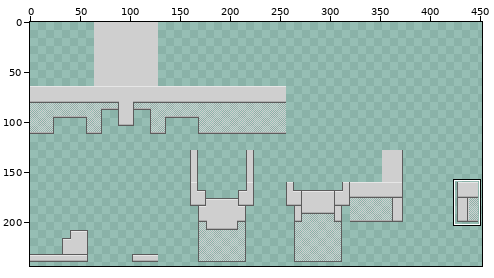
Edited in one commit: sprite sheet (Tomaszon Simplistic Pack/assets/minecraft/textures/models/armor/chainmail_layer_1.png). Above, an overview of the earlier version with the close-up marked.
Close-up. Before the edit:
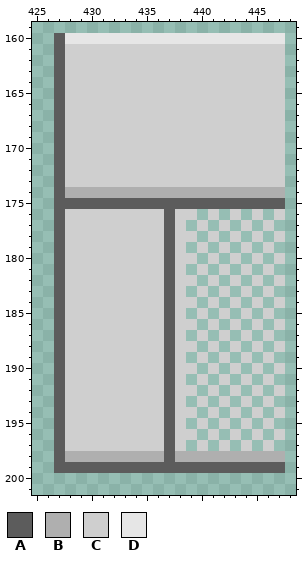
The file is 512x256 pixels. Shown: x 425..448, y 159..201. The wide view leaves out empty margins. The commit also changed other parts of the picture, which this record leaves out.
Palette (. is transparent): A #5c5c5c  B #afafaf  C #cfcfcf  D #e6e6e6
Pixels before, first column x 427:
160 ADDDDDDDDDDDDDDDDDDDD
161 ACCCCCCCCCCCCCCCCCCCC
162 ACCCCCCCCCCCCCCCCCCCC
163 ACCCCCCCCCCCCCCCCCCCC
164 ACCCCCCCCCCCCCCCCCCCC
165 ACCCCCCCCCCCCCCCCCCCC
166 ACCCCCCCCCCCCCCCCCCCC
167 ACCCCCCCCCCCCCCCCCCCC
168 ACCCCCCCCCCCCCCCCCCCC
169 ACCCCCCCCCCCCCCCCCCCC
170 ACCCCCCCCCCCCCCCCCCCC
171 ACCCCCCCCCCCCCCCCCCCC
172 ACCCCCCCCCCCCCCCCCCCC
173 ACCCCCCCCCCCCCCCCCCCC
174 ABBBBBBBBBBBBBBBBBBBB
175 AAAAAAAAAAAAAAAAAAAAA
176 ACCCCCCCCCACC.C.C.C.C
177 ACCCCCCCCCAC.C.C.C.C.
178 ACCCCCCCCCACC.C.C.C.C
179 ACCCCCCCCCAC.C.C.C.C.
180 ACCCCCCCCCACC.C.C.C.C
181 ACCCCCCCCCAC.C.C.C.C.
182 ACCCCCCCCCACC.C.C.C.C
183 ACCCCCCCCCAC.C.C.C.C.
184 ACCCCCCCCCACC.C.C.C.C
185 ACCCCCCCCCAC.C.C.C.C.
186 ACCCCCCCCCACC.C.C.C.C
187 ACCCCCCCCCAC.C.C.C.C.
188 ACCCCCCCCCACC.C.C.C.C
189 ACCCCCCCCCAC.C.C.C.C.
190 ACCCCCCCCCACC.C.C.C.C
191 ACCCCCCCCCAC.C.C.C.C.
192 ACCCCCCCCCACC.C.C.C.C
193 ACCCCCCCCCAC.C.C.C.C.
194 ACCCCCCCCCACC.C.C.C.C
195 ACCCCCCCCCAC.C.C.C.C.
196 ACCCCCCCCCACC.C.C.C.C
197 ACCCCCCCCCAC.C.C.C.C.
198 ABBBBBBBBBABBBBBBBBBB
199 AAAAAAAAAAAAAAAAAAAAA
Once edited:
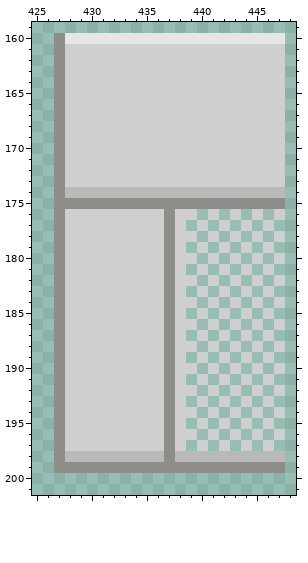
Diff:
Colour A changes from #5c5c5c to #8f8d8a.
Colour B changes from #afafaf to #b9b9b9.
